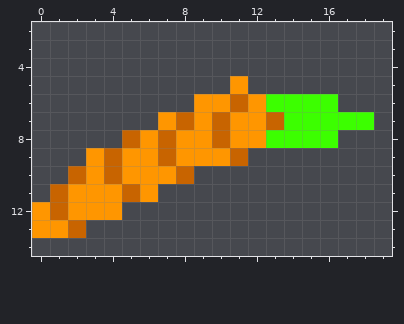
One commit to this pixel-art sprite: assetOrigs/img/carrot.png. This is how it looked before the edit.
The file is 20x20 pixels. Shown: x 0..19, y 2..14.
After the commit:
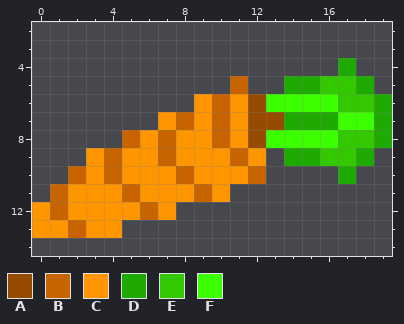
Palette (. is transparent): A #964b00  B #c86400  C #ff9600  D #1eaa00  E #32c900  F #3cff00
The edit:
Changed rows in their new state; - is an unchanged pixel.
first column x 3:
 4 --------------D--
 5 --------B--DDEED-
 6 -------BCA----EED
 7 ---------AADDD--D
 8 ---------A----EED
 9 ---------C-DDEED-
10 ------CCCB----D--
11 ----CCBC---------
12 --CBC------------
13 CC---------------
Where, in picture pixels (left, top, right, bottom), the same in both pictures:
changed: (86, 58, 392, 238)
